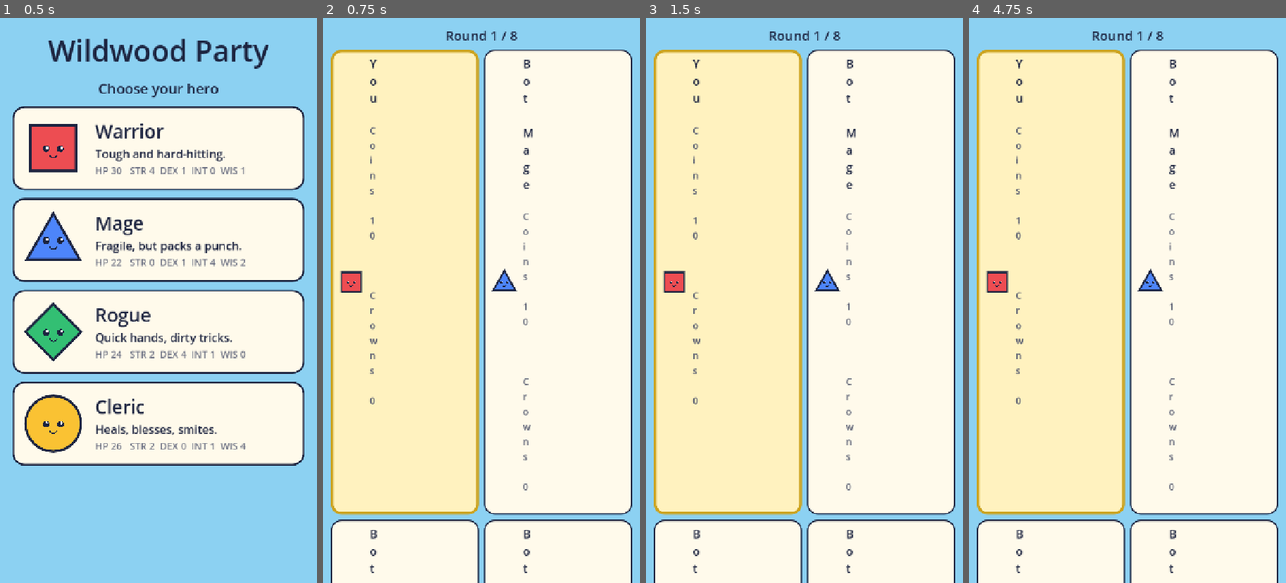
Above: before the commit, frames 1-4 (left to right).
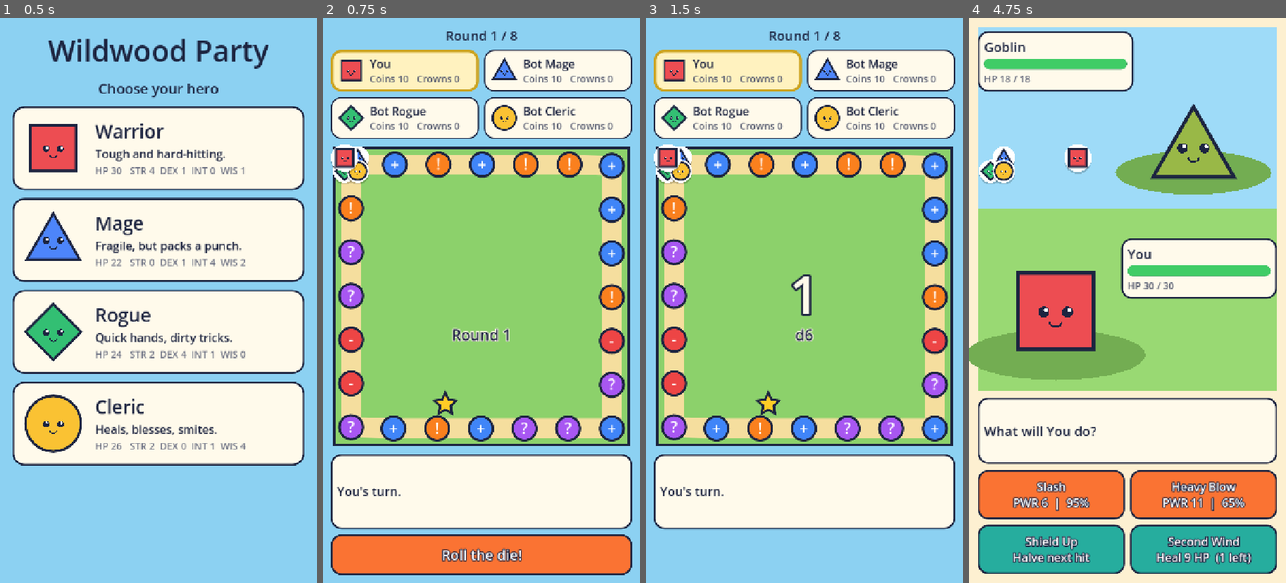
Above: after the commit, the same moments.

Repository: Kmad666/Claude-test
Game: Godot game, scene res://main.tscn
Same seed, same stepped clock (60 frames per second), same inputs: the game is played once before the commit and once after it.
Inputs (mouse positions are in pixels of both pictures, inside the frame that each line leads up to):
- Up to frame 1 (0.5 s): no input
- Up to frame 2 (0.75 s): click (481, 147) at 0.52 s
- Up to frame 3 (1.5 s): click (804, 554) at 1.25 s, where only the run after the commit has a clickable "Roll the die!"
- Up to frame 4 (4.75 s): tap Enter at 2, 4.25 s; tap Space at 3.5 s

Frame 1 is identical in both runs. In frame 2, 76% of the frame differs, in the area x 2-98%, y 7-100%; in frame 3, 76%; in frame 4, 88%, in the area x 0-100%, y 0-100%.

Commit message:
Fix squeezed scoreboard labels; play-test now checks the layout fits
Co-Authored-By: Claude Opus 5.5 <noreply@anthropic.com>
Claude-Session: https://claude.ai/code/session_01RR5QZXycA36fifo4LEsoYf

Diff:
--- a/scripts/battle_screen.gd
+++ b/scripts/battle_screen.gd
@@ -64,7 +64,7 @@
 
 	var log_panel := UI.panel()
 	log_panel.custom_minimum_size = Vector2(0, 150)
-	log_label = UI.label("", 30)
+	log_label = UI.label("", 30, UI.INK, HORIZONTAL_ALIGNMENT_LEFT, true)
 	log_label.vertical_alignment = VERTICAL_ALIGNMENT_CENTER
 	log_panel.add_child(log_label)
 	col.add_child(log_panel)
@@ -118,6 +118,8 @@
 func _run() -> void:
 	await get_tree().process_frame
 	_layout_arena()
+	if Game.autoplay and moves_grid.get_global_rect().end.y > get_viewport_rect().end.y + 1.0:
+		printerr("LAYOUT ERROR: battle move buttons are off screen")
 	await _say(["A wild %s appears!" % battle.mon_name])
 	while not battle.is_over():
 		var idx: int
--- a/scripts/board_screen.gd
+++ b/scripts/board_screen.gd
@@ -36,7 +36,7 @@
 
 	var msg_panel := UI.panel()
 	msg_panel.custom_minimum_size = Vector2(0, 170)
-	message = UI.label("", 28)
+	message = UI.label("", 28, UI.INK, HORIZONTAL_ALIGNMENT_LEFT, true)
 	message.vertical_alignment = VERTICAL_ALIGNMENT_CENTER
 	msg_panel.add_child(message)
 	col.add_child(msg_panel)
@@ -63,6 +63,8 @@
 func _run() -> void:
 	await get_tree().process_frame
 	_place_tokens()
+	if Game.autoplay:
+		_check_layout()
 	while Game.round_num <= Game.ROUNDS:
 		_refresh_hud()
 		board.set_center("", "Round %d" % Game.round_num)
@@ -192,6 +194,17 @@
 
 # ---------------------------------------------------------------- helpers
 
+## Self-test: the board and the action buttons must fit on screen.
+func _check_layout() -> void:
+	var screen := get_viewport_rect()
+	if actions.get_global_rect().end.y > screen.end.y + 1.0:
+		printerr("LAYOUT ERROR: action buttons are off screen (", actions.get_global_rect(), " vs ", screen, ")")
+	if board.size.y < 300.0:
+		printerr("LAYOUT ERROR: board is squashed to ", board.size)
+	for panel in hud_panels:
+		if panel.size.y > 160.0:
+			printerr("LAYOUT ERROR: scoreboard panel too tall: ", panel.size)
+
 func _say(text: String) -> void:
 	message.text = text
 
@@ -257,6 +270,7 @@
 		panel.add_child(row)
 		row.add_child(ShapeIcon.new(data["shape"], data["color"], 64))
 		var info := VBoxContainer.new()
+		info.size_flags_horizontal = Control.SIZE_EXPAND_FILL
 		info.add_theme_constant_override("separation", 0)
 		row.add_child(info)
 		info.add_child(UI.label(p["name"], 26))
--- a/scripts/setup_screen.gd
+++ b/scripts/setup_screen.gd
@@ -44,7 +44,7 @@
 	info.mouse_filter = Control.MOUSE_FILTER_IGNORE
 	row.add_child(info)
 	info.add_child(UI.label(cls, 42))
-	info.add_child(UI.label(data["blurb"], 26))
+	info.add_child(UI.label(data["blurb"], 26, UI.INK, HORIZONTAL_ALIGNMENT_LEFT, true))
 	var stats: Dictionary = data["stats"]
 	var line := "HP %d   STR %d  DEX %d  INT %d  WIS %d" % [
 		data["hp"], stats["STR"], stats["DEX"], stats["INT"], stats["WIS"]
--- a/scripts/ui.gd
+++ b/scripts/ui.gd
@@ -43,13 +43,15 @@
 
 static func label(
 	text: String, font_size: int = 30, color: Color = INK,
-	align: HorizontalAlignment = HORIZONTAL_ALIGNMENT_LEFT
+	align: HorizontalAlignment = HORIZONTAL_ALIGNMENT_LEFT, wrap: bool = false
 ) -> Label:
 	var l := Label.new()
 	l.text = text
 	l.add_theme_font_size_override("font_size", font_size)
 	l.add_theme_color_override("font_color", color)
-	l.autowrap_mode = TextServer.AUTOWRAP_WORD_SMART
+	if wrap:
+		l.autowrap_mode = TextServer.AUTOWRAP_WORD_SMART
+		l.size_flags_horizontal = Control.SIZE_EXPAND_FILL
 	l.horizontal_alignment = align
 	return l
 
Not shown, changed: .github/workflows/web.yml
